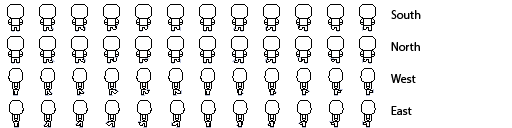
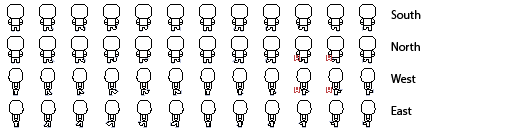
Before/after of a 512×128 layered artwork. What changed in the layer stack:
painted on "Sprite" over (169, 55, 332, 128)
